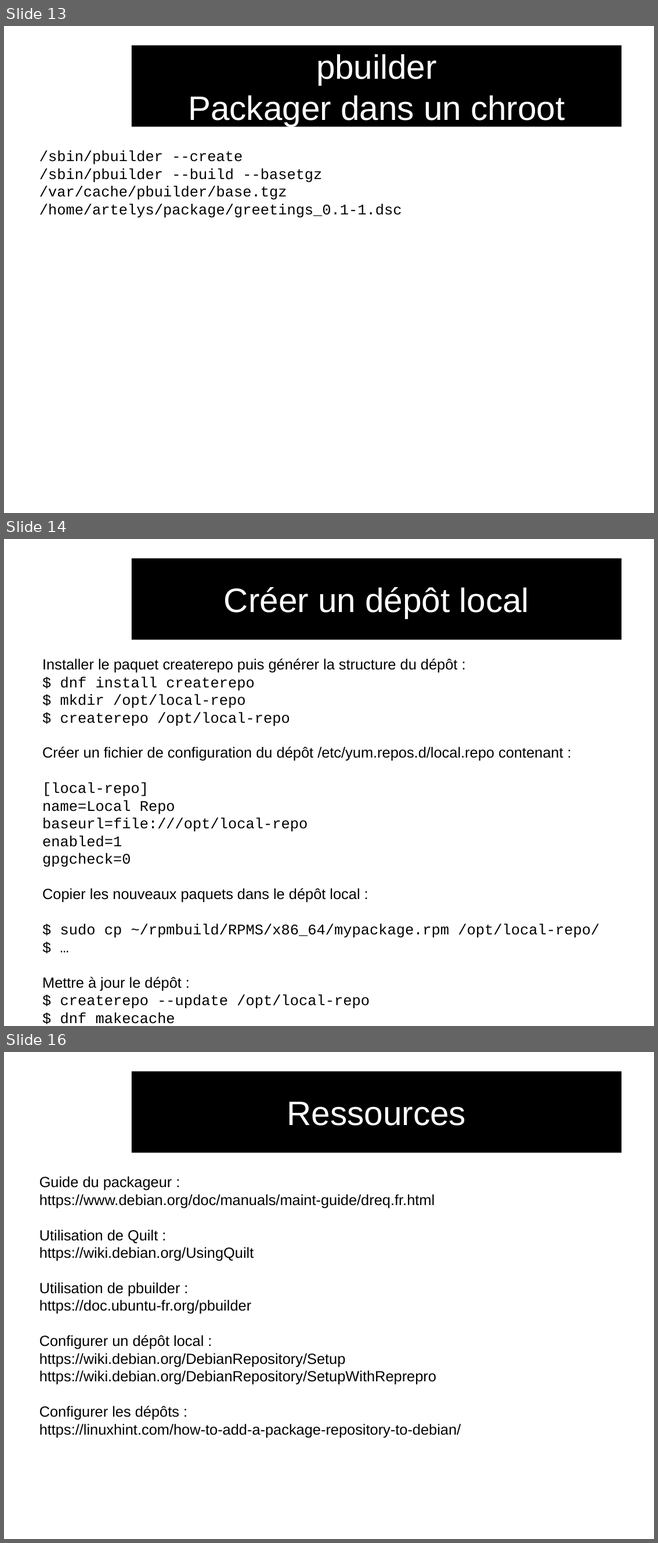
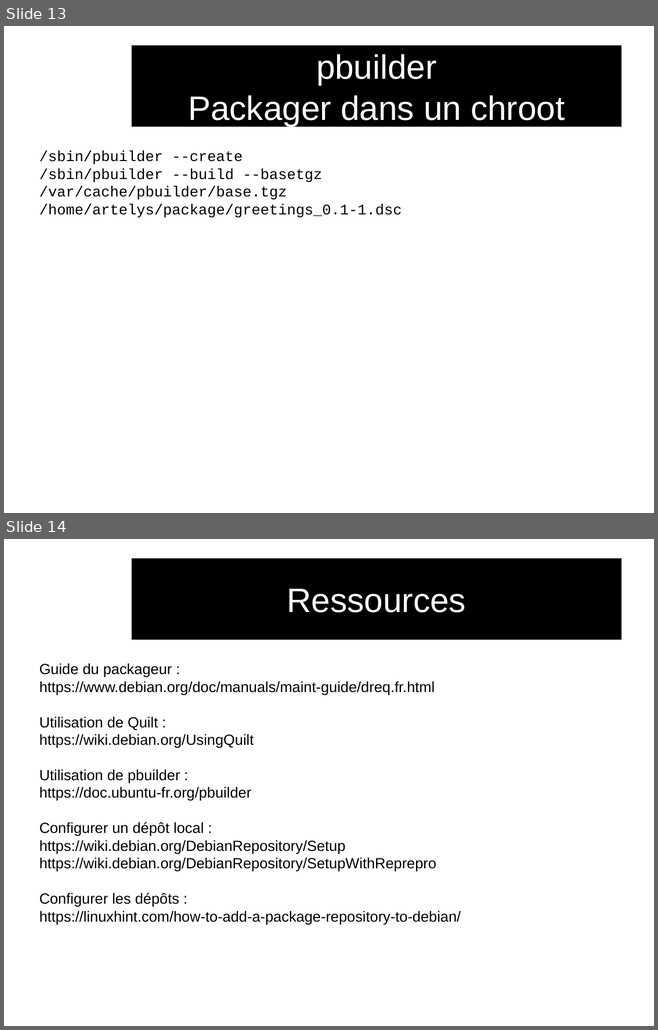
Before and after one commit to audinux/audinux.github.io, a slide deck: workshop/deb/deb.odp. Shown one above the other, each under a label of ours: slides 13, 14 and 16 before the commit, slides 13 and 14 after it; the slides between them are not shown. The pictures are 658x1543 and 658x1030 pixels, drawn with LibreOffice and Linux fonts; fonts in the diff are those of the drawing; background and template pictures are left out. Boxes give left, top, right and bottom in pixels: in the first picture for what was removed or moved away, otherwise in the second. Text is boxed around its words. In the diff, an @@ line names an element or a change of style, - is before the commit and + after.

```diff
--- a/workshop/deb/deb.odp
+++ b/workshop/deb/deb.odp
@@ slide 14 removed at [4, 539, 654, 1026], background #FFFFFF @@
@@ title removed at [132, 559, 622, 640] @@
-Créer un dépôt local
@@ text removed at [42, 658, 599, 1009] @@
-Installer le paquet createrepo puis générer la structure du dépôt :
-$ dnf install createrepo
-$ mkdir /opt/local-repo
-$ createrepo /opt/local-repo
-Créer un fichier de configuration du dépôt /etc/yum.repos.d/local.repo contenant :
-[local-repo]
-name=Local Repo
-baseurl=file:///opt/local-repo
-enabled=1
-gpgcheck=0
-Copier les nouveaux paquets dans le dépôt local :
-$ sudo cp ~/rpmbuild/RPMS/x86_64/mypackage.rpm /opt/local-repo/
-$ …
-Mettre à jour le dépôt :
-$ createrepo --update /opt/local-repo
-$ dnf makecache
@@ what was slide 16 is now slide 14 @@
```
Also in this commit, not shown: 3 slides changed, 1 other slide removed, 1 other file.
